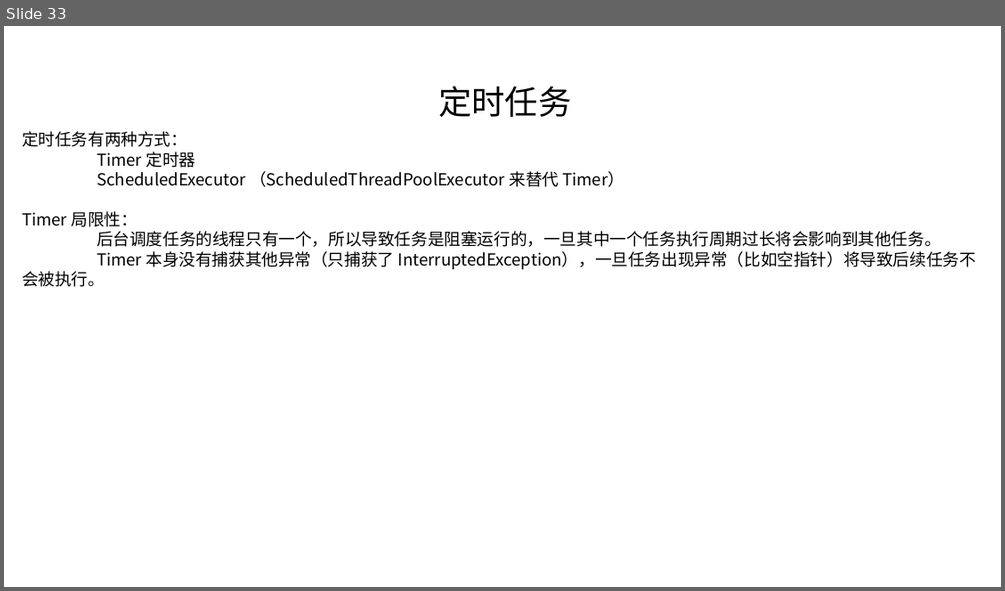
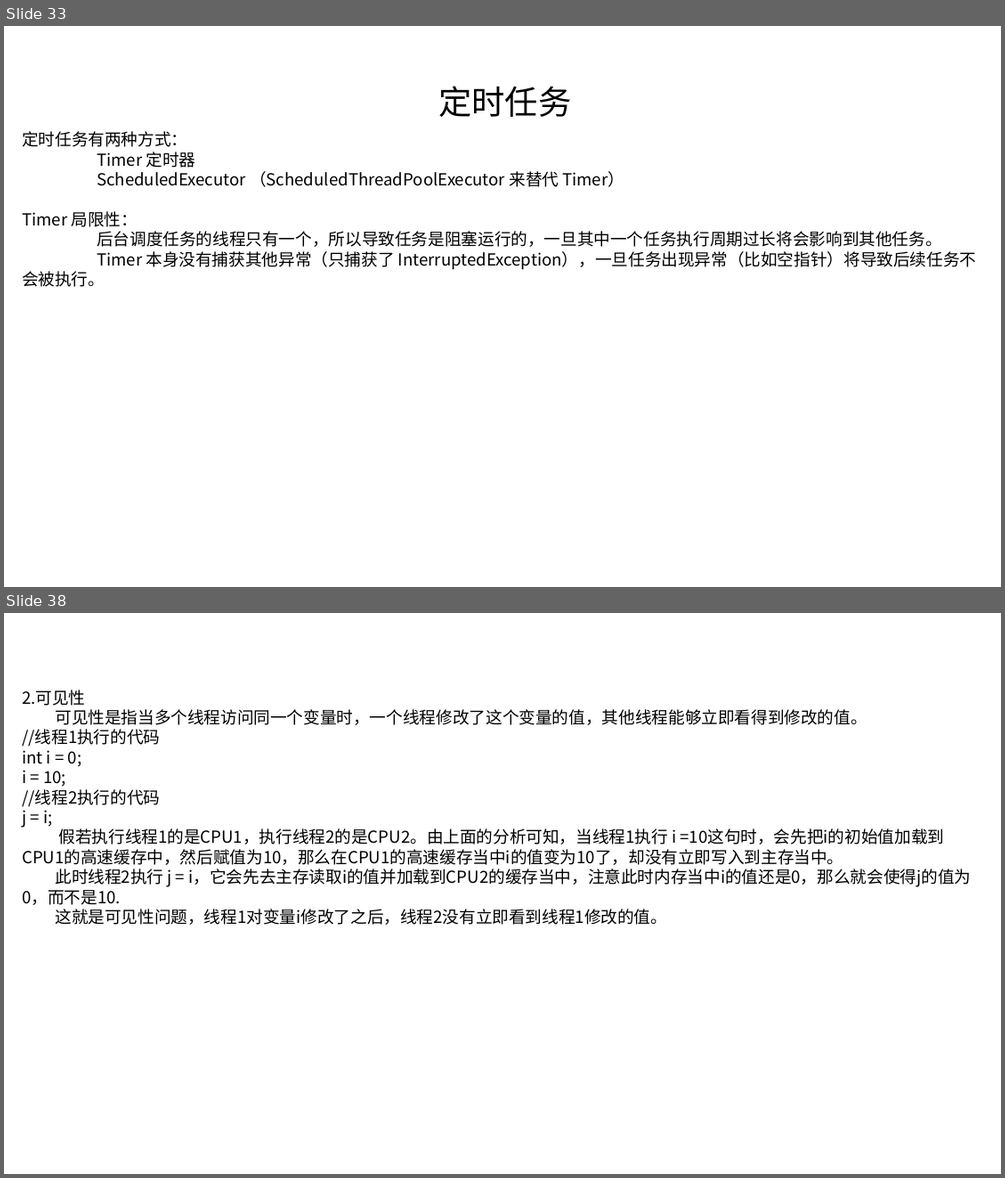
Before and after one commit to linkknown/PPT, a slide deck: 基础PPT/第10章：Java并发基础.pptx. Shown one above the other, each under a label of ours: slide 33 before the commit, slides 33 and 38 after it; the slides between them are not shown. The pictures are 1005x591 and 1005x1178 pixels, drawn with LibreOffice and Linux fonts; fonts in the diff are those of the drawing; background and template pictures are left out. Boxes give left, top, right and bottom in pixels: in the first picture for what was removed or moved away, otherwise in the second. Text is boxed around its words. In the diff, an @@ line names an element or a change of style, - is before the commit and + after.

```diff
--- a/基础PPT/第10章：Java并发基础.pptx
+++ b/基础PPT/第10章：Java并发基础.pptx
@@ slide 38 added at (4, 613, 1001, 1174), background picture (left out) @@
@@ text added at (22, 690, 971, 925), 16 pt, text #000000 @@
+2.可见性
+可见性是指当多个线程访问同一个变量时，一个线程修改了这个变量的值，其他线程能够立即看得到修改的值。
+//线程1执行的代码
+int i = 0;
+i = 10;
+//线程2执行的代码
+j = i;
+假若执行线程1的是CPU1，执行线程2的是CPU2。由上面的分析可知，当线程1执行 i =10这句时，会先把i的初始值加载到CPU1的高速缓存中，然后赋值为10，那么在CPU1的高速缓存当中i的值变为10了，却没有立即写入到主存当中。
+此时线程2执行 j = i，它会先去主存读取i的值并加载到CPU2的缓存当中，注意此时内存当中i的值还是0，那么就会使得j的值为0，而不是10.
+这就是可见性问题，线程1对变量i修改了之后，线程2没有立即看到线程1修改的值。
```
Also in this commit, not shown: 1 slide changed, 10 other slides added, 1 other file.
